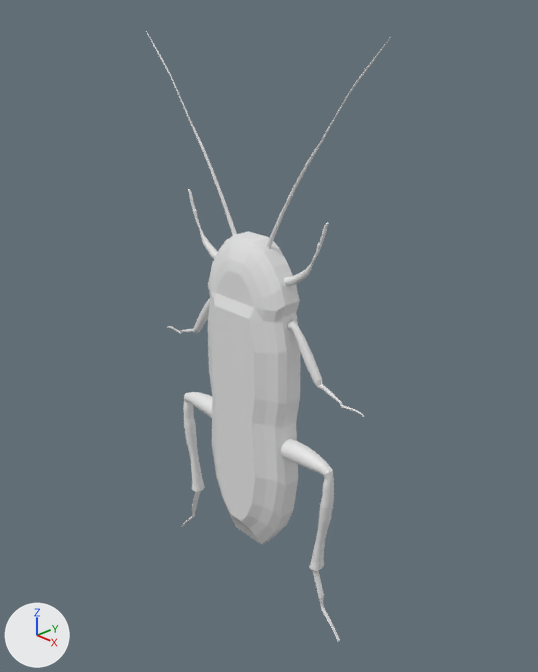
The Blender file Assets/Models/Cockroach.blend, before and after one commit.
Both versions are drawn from a 50 mm camera at (1.626, -1.291, 1.566) aimed at (0.106, 0.178, 0.662). Every picture has the same lights, and +X, +Y and +Z are marked at lower left.

The first picture shows 'Arm.Left', 'Arm.Right', 'Back.Leg.Left', 'Back.Leg.Right', 'Body', 'Middle.Leg.Left', 'Middle.Leg.Right', 'Sensor.Left', 'Sensor.Right'.
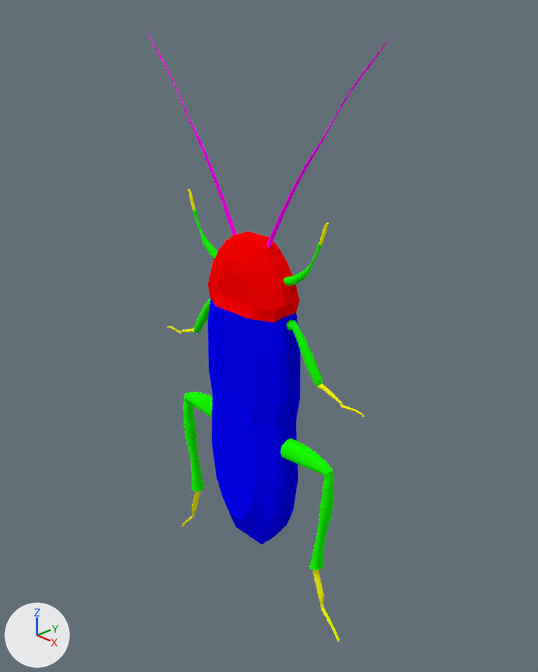
The newer file is also turned or shifted as a whole; pictures and numbers use the older file's frame.

Pixel boxes (x1, y1, x2, y2) of what changed, in the pictures (538 x 672 px):
'Sensor.Right', recoloured (grey to pink): (266, 37, 391, 248) in both
'Sensor.Left', recoloured (grey to pink): (146, 31, 237, 235) in both
part 1 of me_cylinder_006, recoloured (white to green): (193, 209, 218, 259) in both
part 2 of me_cylinder_006, recoloured: (188, 189, 195, 210) in both
part 3 of me_cylinder_005, recoloured (grey to green): (284, 243, 322, 286) in both
part 4 of me_cylinder_005, recoloured: (319, 223, 329, 245) in both
part 5 of me_cylinder_001, recoloured (grey to green): (183, 392, 212, 492) in both
part 6 of me_cylinder_001, recoloured: (181, 491, 200, 527) in both
part 7 of me_cylinder, recoloured (white to green): (281, 438, 334, 570) in both
part 8 of me_cylinder, recoloured (grey to yellow): (313, 570, 340, 641) in both
part 9 of me_cylinder_004, recoloured (grey to green): (194, 298, 210, 334) in both
part 10 of me_cylinder_004, recoloured: (167, 326, 194, 334) in both
part 11 of me_cylinder_002, recoloured (white to green): (287, 320, 305, 343) in both
part 12 of me_cylinder_002, recoloured (grey to green): (305, 359, 323, 387) in both
part 13 of me_cylinder_002, recoloured (grey to green): (298, 339, 314, 363) in both
part 14 of me_cylinder_002, recoloured (white to yellow): (318, 384, 364, 417) in both
part 15 of me_cube_002, recoloured (white to red): (208, 231, 300, 323) in both
part 16 of me_cube_002, recoloured (grey to blue): (208, 298, 301, 545) in both

Edits to the bpy script that builds the scene:
```text
Add mat_body:
    mat_body = diffuse_material('Body')
    mat_body.base_color = (0.0, 0.0, 1.0)  # blue #0000ff
    mat_body.roughness = 0.5
Add mat_head:
    mat_head = diffuse_material('Head')
    mat_head.base_color = (1.0, 0.0, 0.0)  # red #ff0000
    mat_head.roughness = 0.5
Add mat_leg:
    mat_leg = diffuse_material('Leg')
    mat_leg.base_color = (0.0103, 1.0, 0.0)  # green #1aff00
    mat_leg.roughness = 0.5
Add mat_foot:
    mat_foot = diffuse_material('Foot')
    mat_foot.base_color = (1.0, 1.0, 0.0)  # yellow #ffff00
    mat_foot.roughness = 0.5
Change me_cylinder_006:
    where me_cylinder_006.from_pydata(...)  # 193 vertices, 193 faces; spans x -0.08..0.077, y -0.013..0.013, z -0.08..0.13
    used by ob_arm_left; location = (-0.15, 0.146, 0.942); rotation_euler = (3.142, 0.0, 0.0), in degrees (180, 0, 0); scale = (-1.0, -1.0, -1.0)
    me_cylinder_006 part 1: all 133 faces centred in x -0.074..0.053, y -0.012..0.012, z -0.074..0.068 switch from no material to mat_leg (green #1aff00)
    me_cylinder_006 part 2: all 60 faces centred in x 0.049..0.074, y -0.005..0.005, z 0.077..0.128 switch from no material to mat_foot (yellow #ffff00)
Change me_cylinder_005:
    where me_cylinder_005.from_pydata(...)  # 193 vertices, 193 faces; spans x -0.08..0.077, y -0.013..0.013, z -0.08..0.13
    me_cylinder_005 part 3: all 133 faces centred in x -0.074..0.053, y -0.012..0.012, z -0.074..0.068 switch from no material to mat_leg (green #1aff00)
    me_cylinder_005 part 4: all 60 faces centred in x 0.049..0.074, y -0.005..0.005, z 0.077..0.128 switch from no material to mat_foot (yellow #ffff00)
Change me_cylinder_001:
    where me_cylinder_001.from_pydata(...)  # 590 vertices, 560 faces; spans x -0.169..0.078, y -0.033..0.033, z -0.275..0.369
    used by ob_back_leg_left; location = (-0.264, 0.137, 0.0); rotation_euler = (3.142, 0.0, 0.0), in degrees (180, 0, 0); scale = (-1.0, -1.0, -1.0)
    me_cylinder_001 part 5: 483 of the faces centred in x -0.167..0.018, y -0.032..0.032, z -0.041..0.368 switch from no material to mat_leg (green #1aff00)
    me_cylinder_001 part 6: 72 of the faces centred in x -0.045..0.076, y -0.015..0.007, z -0.275..-0.042 switch from no material to mat_foot (yellow #ffff00)
Change me_cylinder:
    where me_cylinder.from_pydata(...)  # 590 vertices, 560 faces; spans x -0.169..0.078, y -0.033..0.033, z -0.275..0.369
    me_cylinder part 7: 483 of the faces centred in x -0.167..0.018, y -0.032..0.032, z -0.041..0.368 switch from no material to mat_leg (green #1aff00)
    me_cylinder part 8: 74 of the faces centred in x -0.045..0.076, y -0.015..0.007, z -0.275..-0.042 switch from no material to mat_foot (yellow #ffff00)
Change me_cylinder_004:
    where me_cylinder_004.from_pydata(...)  # 253 vertices, 253 faces; spans x -0.095..0.195, y -0.016..0.016, z -0.083..0.123
    used by ob_middle_leg_left; location = (-0.183, 0.145, 0.638); rotation_euler = (3.142, 0.0, 0.0), in degrees (180, 0, 0); scale = (-1.0, -1.0, -1.0)
    me_cylinder_004 part 9: all 85 faces centred in x -0.092..0.033, y -0.014..0.014, z -0.047..0.122 switch from no material to mat_leg (green #1aff00)
    me_cylinder_004 part 10: all 168 faces centred in x 0.035..0.194, y -0.007..0.007, z -0.082..-0.04 switch from no material to mat_foot (yellow #ffff00)
Change me_cylinder_002:
    where me_cylinder_002.from_pydata(...)  # 253 vertices, 253 faces; spans x -0.095..0.195, y -0.016..0.016, z -0.083..0.123
    me_cylinder_002 part 11: 43 of the faces centred in x -0.092..-0.048, y -0.014..0.014, z 0.077..0.122 switch from no material to mat_leg (green #1aff00)
    me_cylinder_002 part 12: 34 of the faces centred in x -0.007..0.115, y -0.014..0.014, z -0.081..0.001 switch from no material to mat_leg (green #1aff00)
    me_cylinder_002 part 13: 14 of the faces centred in x -0.041..-0.018, y -0.013..0.013, z 0.036..0.052 switch from no material to mat_leg (green #1aff00)
    me_cylinder_002 part 14: 155 of the faces centred in x 0.035..0.194, y -0.007..0.007, z -0.082..-0.04 switch from no material to mat_foot (yellow #ffff00)
Change me_cylinder_009:
    where me_cylinder_009.from_pydata(...)  # 105 vertices, 105 faces; spans x -0.083..0.318, y -0.007..0.007, z -0.194..0.377
    add me_cylinder_009.materials.append(mat_sensor)  # pink #ff00ff
Change me_cylinder_007:
    where me_cylinder_007.from_pydata(...)  # 105 vertices, 105 faces; spans x -0.083..0.318, y -0.007..0.007, z -0.194..0.377
    add me_cylinder_007.materials.append(mat_sensor)  # pink #ff00ff
Change me_cube_002:
    where me_cube_002.from_pydata(...)  # 130 vertices, 128 faces; spans x -0.179..0.175, y 0.06..0.175, z -0.62..0.437
    me_cube_002 part 15: all 49 faces centred in x -0.164..0.16, y 0.067..0.146, z 0.239..0.437 switch from no material to mat_head (red #ff0000)
    me_cube_002 part 16: all 67 faces centred in x -0.178..0.174, y 0.06..0.146, z -0.62..0.185 switch from no material to mat_body (blue #0000ff)
    add me_cube_002.materials.append(mat_bottom)  # black #000000
```
